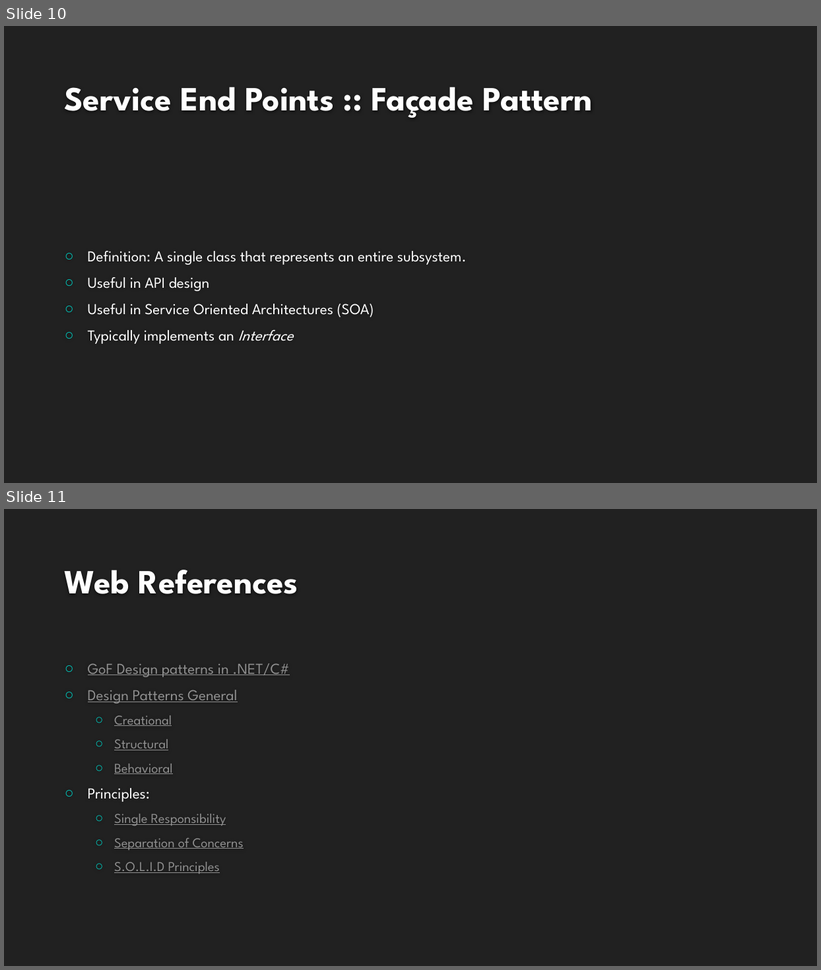
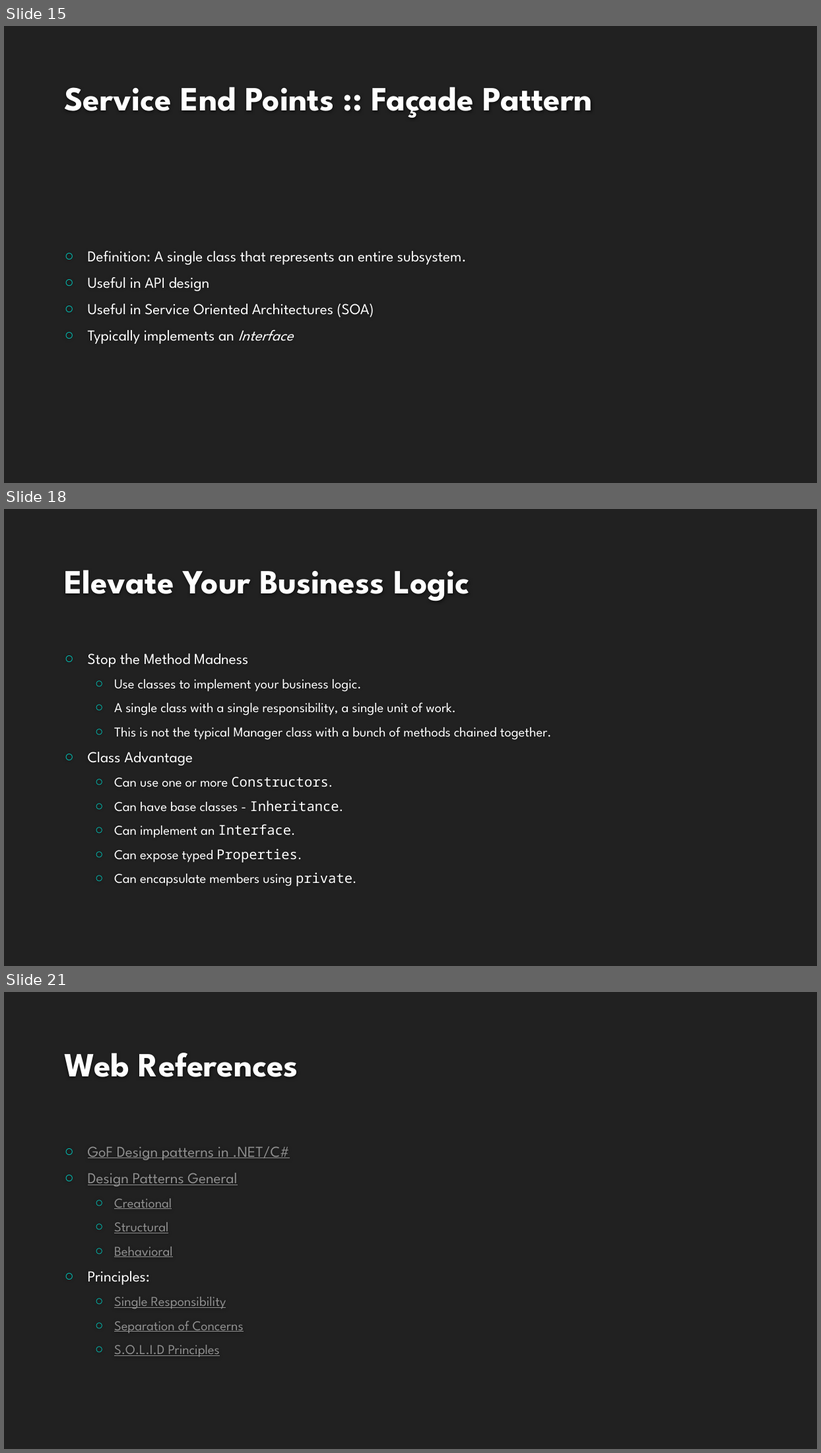
Before and after one commit to buildmotion/better-business-logic-with-typescript, a slide deck: Presentation/Better Business Logic with Typescript.pptx. Shown one above the other, each under a label of ours: slides 10 and 11 before the commit, slides 15, 18 and 21 after it; the slides between them are not shown. The pictures are 821x970 and 821x1453 pixels, drawn with LibreOffice and Linux fonts; fonts in the diff are those of the drawing; background and template pictures are left out. Boxes give left, top, right and bottom in pixels: in the first picture for what was removed or moved away, otherwise in the second. Text is boxed around its words. In the diff, an @@ line names an element or a change of style, - is before the commit and + after.

Commit message:
initial commit of the template-method pattern example;

```diff
--- a/Presentation/Better Business Logic with Typescript.pptx
+++ b/Presentation/Better Business Logic with Typescript.pptx
@@ slide 18 added at bbox=[4, 509, 817, 966], background #212121 @@
@@ title added at bbox=[64, 570, 470, 601], 40 pt, text #FEFEFE, bold @@
+Elevate Your Business Logic
@@ text added at bbox=[88, 654, 552, 887], 16 pt, text #FFFFFF @@
+○ Stop the Method Madness
+  ○ Use classes to implement your business logic.
+  ○ A single class with a single responsibility, a single unit of work.
+  ○ This is not the typical Manager class with a bunch of methods chained together.
+○ Class Advantage
+  ○ Can use one or more Constructors.
+  ○ Can have base classes - Inheritance.
+  ○ Can implement an Interface.
+  ○ Can expose typed Properties.
+  ○ Can encapsulate members using private.
@@ what was slide 10 is now slide 15 @@
@@ what was slide 11 is now slide 21 @@
```
Also in this commit, not shown: 9 other slides added, 38 other files.
